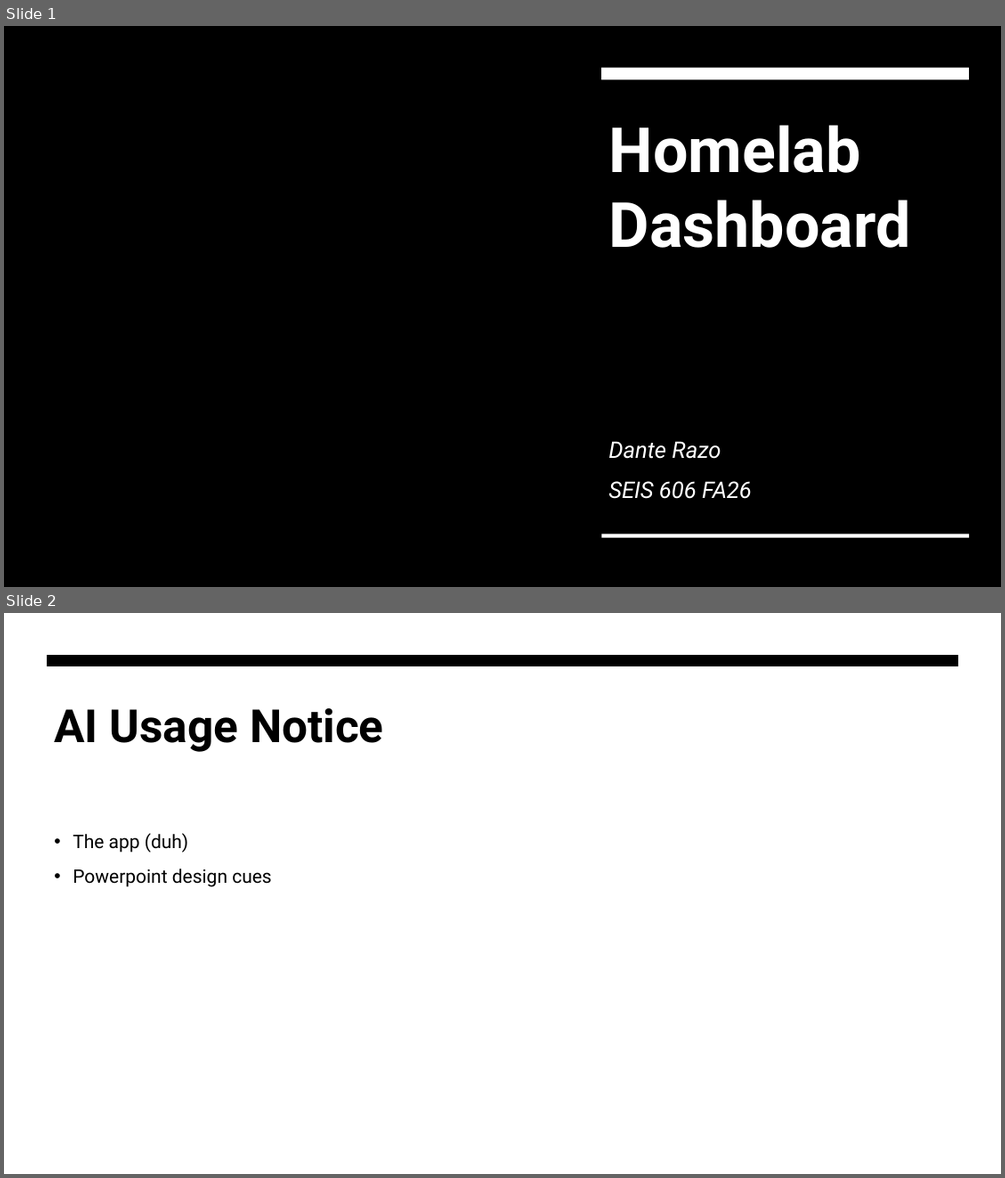
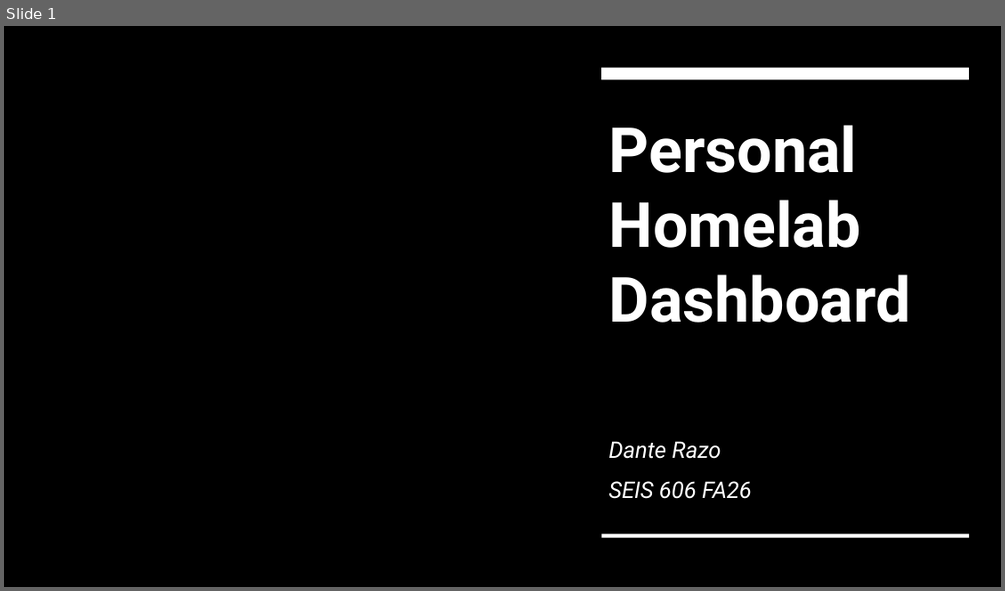
Before and after one commit to danterazo/seis-606, a slide deck: project/deliverables/project-presentation.pptx. Shown one above the other, each under a label of ours: slides 1 and 2 before the commit, slide 1 after it. The pictures are 1005x1178 and 1005x591 pixels, drawn with LibreOffice and Linux fonts; fonts in the diff are those of the drawing; background and template pictures are left out. Boxes give left, top, right and bottom in pixels: in the first picture for what was removed or moved away, otherwise in the second. Text is boxed around its words. In the diff, an @@ line names an element or a change of style, - is before the commit and + after.

```diff
--- a/project/deliverables/project-presentation.pptx
+++ b/project/deliverables/project-presentation.pptx
@@ slide 2 removed at <box>4,613,1001,1174</box>, background #FFFFFF @@
@@ freeform shape removed at <box>47,655,959,666</box> @@
@@ title removed at <box>54,708,384,752</box> @@
-AI Usage Notice
@@ text removed at <box>73,833,272,887</box> @@
-• The app (duh)
-• Powerpoint design cues
@@ slide 1 changed as well @@
@@ title at <box>609,125,911,322</box>: text changed @@
-Homelab Dashboard
+Personal
+Homelab Dashboard
```
Also in this commit, not shown: 1 other slide changed, 6 slides added, 2 other slides removed.
